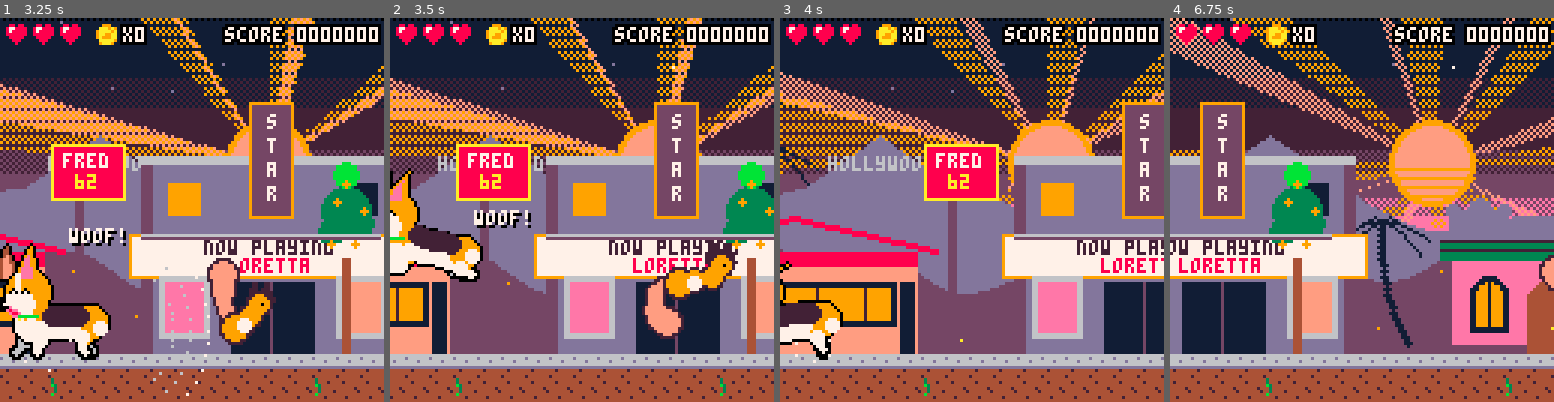
Above: before the commit, frames 1-4 (left to right).
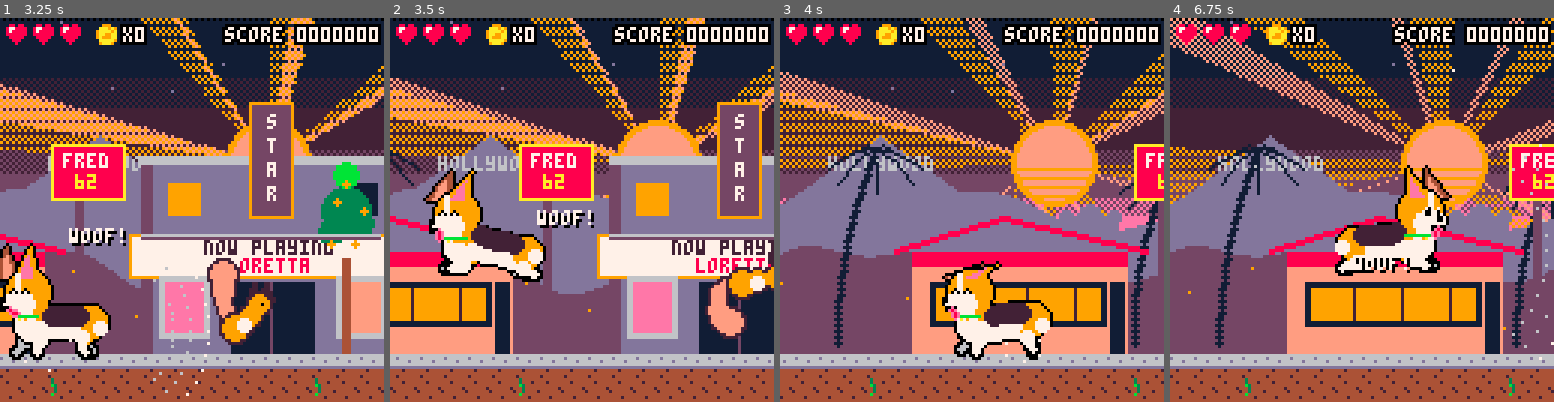
Above: after the commit, the same moments.

Repository: drachis/carts
Game: PICO-8 cartridge proj/loretta/loretta.p8
The game is run twice, just before and just after one commit, with the same random seed, the same clock (stepped at 60 frames per second) and the same inputs.
Inputs:
- Up to frame 1 (3.25 s): tap X (X key) at 0.33, 1.07, 1.85, 2.97 s; tap O (Z key) at 0.7, 1.7, 2.1, 2.5, 2.9 s; hold Right 1.6-2.1 s; hold Up 2.15-2.42 s; hold Right 2.47-3.03 s; hold Left from 3.08 s (still down)
- Up to frame 2 (3.5 s): keep holding Left; tap O (Z key) at 3.3 s
- Up to frame 3 (4 s): release Left at 3.58 s; hold Down 3.63-3.97 s; tap O (Z key) at 3.7 s
- Up to frame 4 (6.75 s): hold Right 4.02-4.68 s; tap X (X key) at 4.08, 5.2, 6.32 s; tap O (Z key) every 0.4 s from 4.1 to 6.5 s; hold Up 4.73-5.03 s; hold Left 5.08-5.68 s; hold Down 5.73-6.03 s; hold Right 6.08-6.58 s; hold Right from 6.63 s (still down)

Frame 1 is identical in both runs. In frame 2, 43% of the frame differs, in the area x 0-100%, y 0-100%; in frame 3, 43%; in frame 4, 50%.

Commit message:
loretta: chase score rides over the squirrel's head; the camera frames the chase only inside a safe zone and can never lose her
Co-Authored-By: Claude Opus 5.5 <noreply@anthropic.com>

Diff:
--- a/proj/loretta/camera.lua
+++ b/proj/loretta/camera.lua
@@ -15,6 +15,6 @@
 function update_camera(view,hero)
  local speed=abs(hero.vx)/run_max
  view.look+=(sgn(hero.vx)*camera_lookahead*min(speed,1)*(speed>0.1 and 1 or 0)-view.look)*camera_lookahead_speed
- view.x+=(focus_x(hero,view)-view.x)*camera_speed_change
+ view.x=mid(0,mid(hero.x-camera_margin,view.x+(focus_x(hero,view)-view.x)*camera_speed_change,hero.x+hero_w+camera_margin-128),level_w-128)
  chase_x=nil
 end
--- a/proj/loretta/data.lua
+++ b/proj/loretta/data.lua
@@ -57,6 +57,7 @@
 squirrel_run=120
 squirrel_arc=40
 squirrel_gap=56
+squirrel_safe=88
 pot=0
 run_max=1.3
 jump_a=2.85
@@ -75,6 +76,7 @@
 grab_reach=11
 ear_rise=4
 camera_speed_change=0.12
+camera_margin=8
 camera_lookahead=32
 camera_lookahead_speed=0.04
 coin_points=1
--- a/proj/loretta/tests/test_things.lua
+++ b/proj/loretta/tests/test_things.lua
@@ -49,6 +49,21 @@
   check=function() return coins==1 and #things==0,"coins "..coins end,
  },
  {
+  name="the view never loses her, whatever it is framing",buttons={1},frames=60,every_frame=true,
+  setup=function() arena(40) result.worst=64 end,
+  each=function()
+   chase_x=hero.x+400
+   local on=hero.x-view.x
+   result.worst=min(result.worst,min(on,128-hero_w-on))
+  end,
+  check=function() return result.worst>=0,"closest to an edge "..result.worst end,
+ },
+ {
+  name="a squirrel past the safe zone is not followed",buttons={},frames=2,every_frame=true,
+  setup=function() arena(40) spook(squirrel_at(40+squirrel_safe+40),1) chase_x=nil end,
+  check=function() return not chase_x,"chase_x "..tostr(chase_x) end,
+ },
+ {
   name="losing the last heart is a game over",buttons={},frames=90,
   setup=function() arena(40) hearts=1 hurt_loretta(hero,hero.x+20) end,
   check=function() _draw() dump_screen("over") return mode=="over","mode "..mode end,
--- a/proj/loretta/things.lua
+++ b/proj/loretta/things.lua
@@ -137,7 +137,7 @@
  local gap=(squirrel.x-hero.x)*dir
  squirrel.vx=dir*mid(squirrel_flee,abs(hero.vx)+(squirrel_gap-gap)*0.04,squirrel_dash)
  squirrel.leap=flag_at(squirrel.x+6+dir*20,squirrel.y+6,0) and 1 or squirrel.leap*0.96
- chase_x=squirrel.x+6
+ if abs(gap)<squirrel_safe then chase_x=squirrel.x+6 end
  if abs(gap)<100 then
   chase+=1
   hero.happy=30
@@ -154,7 +154,7 @@
   for drop=0,min(2+chase\120,6) do
    new_thing(thing_specs[19],squirrel.x+drop*7-4,squirrel.y-30-drop*9,squirrel.y)
   end
-  add(floaters,{text=pot.."0",x=(squirrel.x+hero.x)/2,y=hero.y-16,life=40,colour=10,fly=pot})
+  add(floaters,{text=pot.."0",x=squirrel.x,y=squirrel.y-16,life=40,colour=10,fly=pot})
   chase,pot=0,0
  end
 end
@@ -201,7 +201,7 @@
  end
  circfill(mid_x,mid_y+1,2,7)
  pset(head_x+dir,head_y,0)
- if squirrel.tree and pot>0 then outlined(pot.."0",(mid_x+hero.x)/2+8,hero.y-16,10) end
+ if squirrel.tree and pot>0 then outlined(pot.."0",head_x-4,head_y-16,10) end
 end
 
 function update_neighbour(neighbour,hero)
Not shown, changed: proj/loretta/notes/camera.md
Not shown, changed: proj/loretta/notes/data.md
